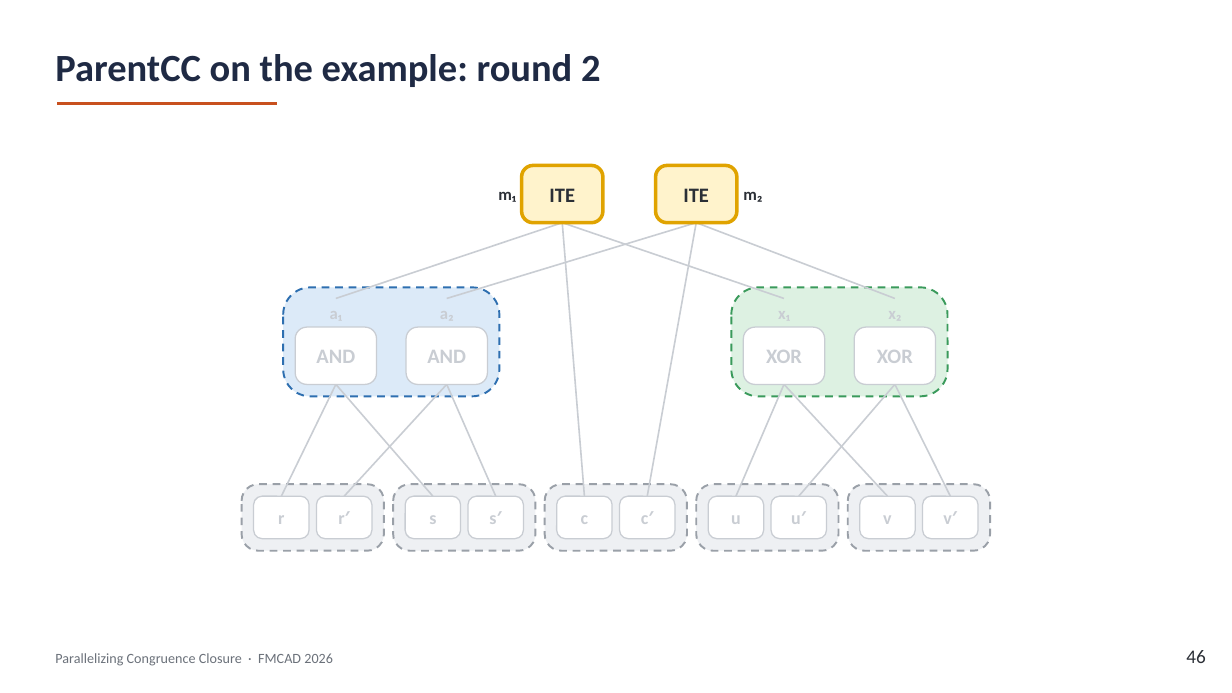
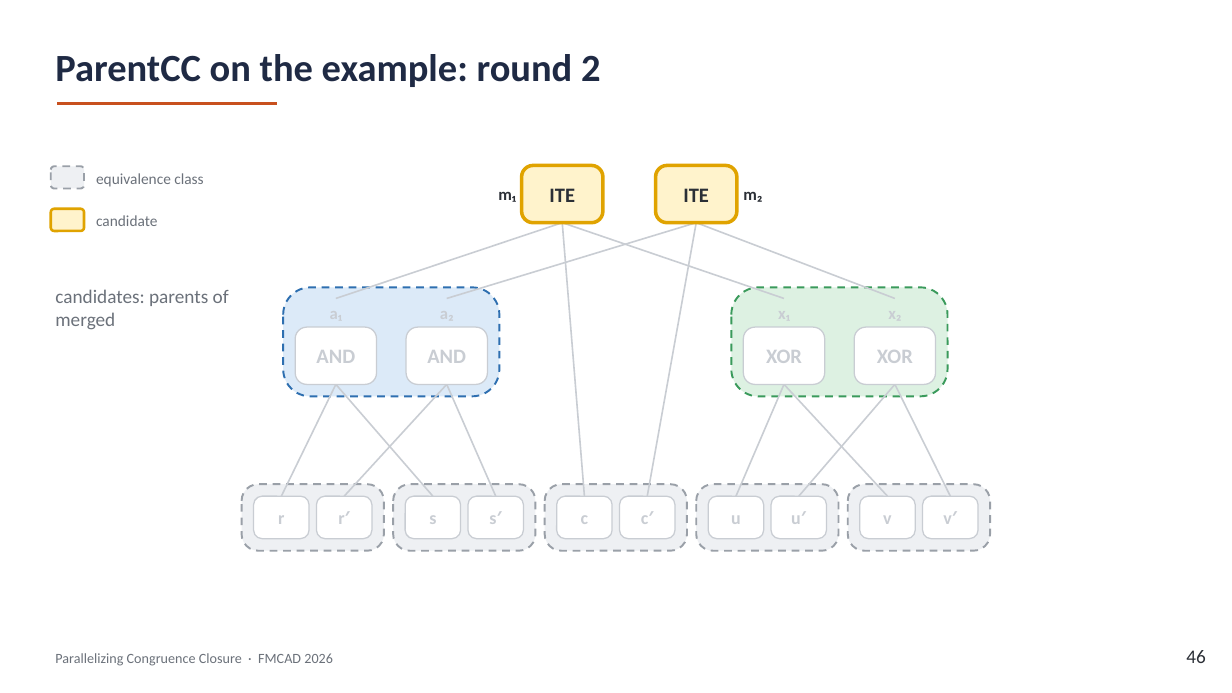
Before and after one commit to amarshah1/parallelcc-paper, a slide deck: slide 46 of slides/parallelcc-part1.pptx. Drawn at 1232x693 pixels with LibreOffice and Linux fonts; fonts in the diff are those of the drawing. Boxes give left, top, right and bottom in pixels: in the first picture for what was removed or moved away, otherwise in the second. Text is boxed around its words. In the diff, an @@ line names an element or a change of style, - is before the commit and + after.

```diff
--- a/slides/parallelcc-part1.pptx
+++ b/slides/parallelcc-part1.pptx
@@ rounded rectangle added at box(51, 166, 84, 189), fill #EEF0F3, outline #9AA0A8 1.5 pt dashed @@
@@ text added at box(96, 173, 203, 187), 12 pt, text #6B717A @@
+equivalence class
@@ rounded rectangle added at box(51, 209, 84, 231), fill #FFF3CC, outline #E0A300 2 pt @@
@@ text added at box(96, 215, 157, 226), 12 pt, text #6B717A @@
+candidate
@@ text added at box(55, 289, 229, 330), 15 pt, text #6B717A @@
+candidates: parents of merged
```
Also in this commit, not shown: 6 other slides changed, 1 other file.
